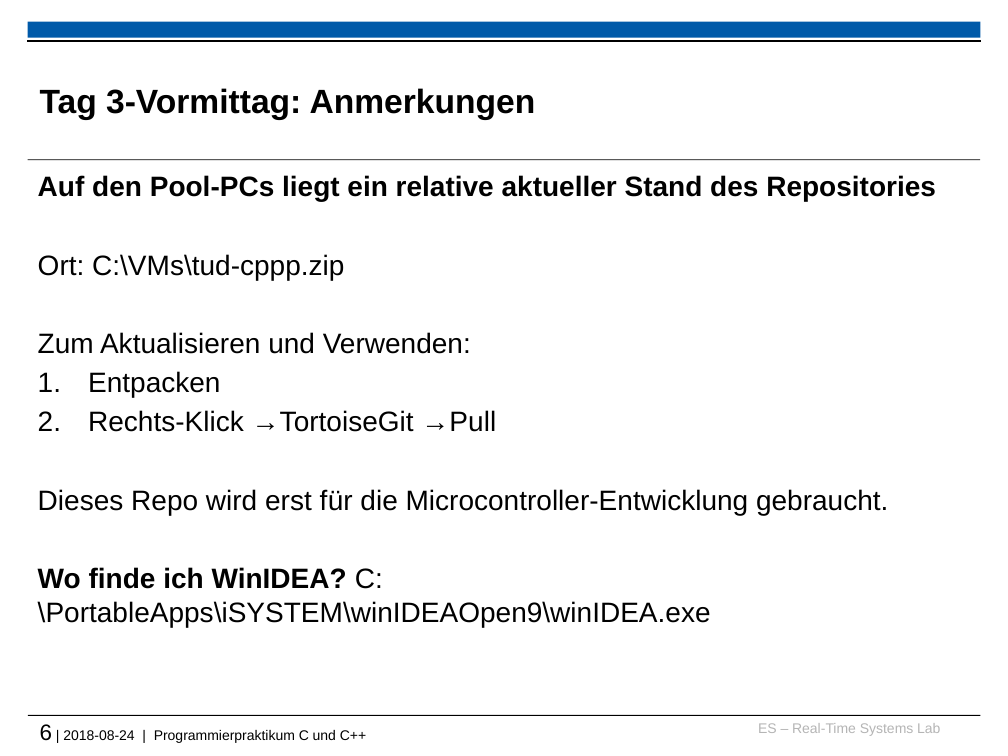
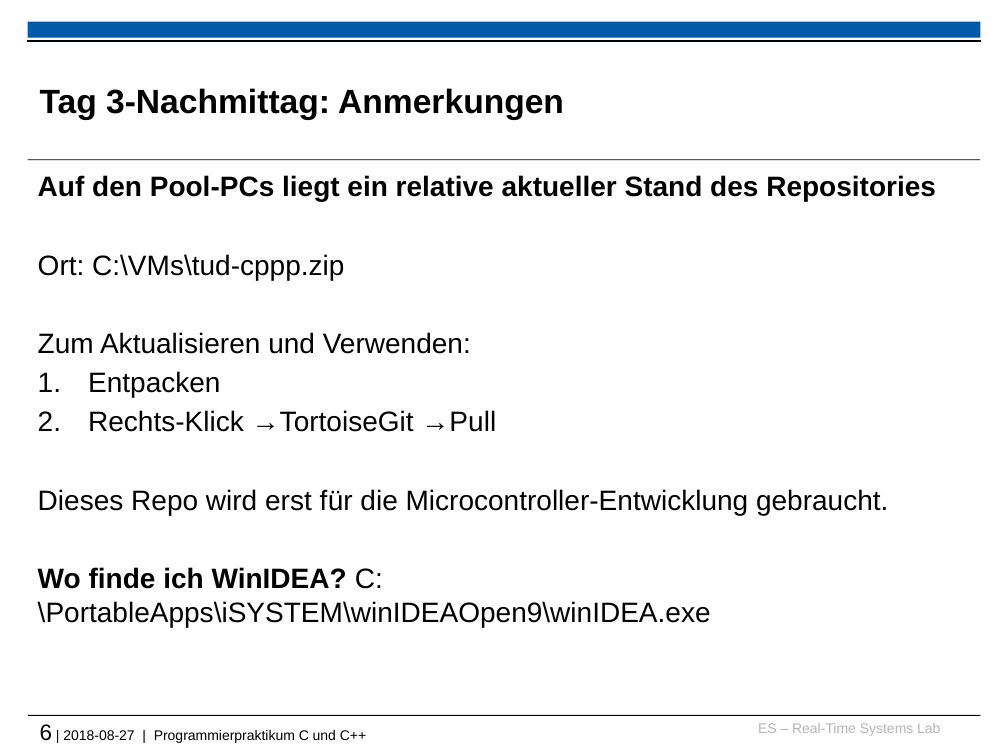
Before and after one commit to Gafielt/tud-cppp, a slide deck: slide 6 of 2018/recap_and_warmup_slides.pptx. Drawn at 1008x756 pixels with LibreOffice and Linux fonts; fonts in the diff are those of the drawing; background and template pictures are left out. Boxes give left, top, right and bottom in pixels: in the first picture for what was removed or moved away, otherwise in the second. Text is boxed around its words. In the diff, an @@ line names an element or a change of style, - is before the commit and + after.

```diff
--- a/2018/recap_and_warmup_slides.pptx
+++ b/2018/recap_and_warmup_slides.pptx
@@ title at (40, 88, 564, 120): text changed @@
-Tag 3-Vormittag: Anmerkungen
+Tag 3-Nachmittag: Anmerkungen
@@ text at (40, 724, 366, 743): text changed @@
-6 | 2018-08-24 | Programmierpraktikum C und C++
+6 | 2018-08-27 | Programmierpraktikum C und C++
```
Also in this commit, not shown: 2 other slides changed, 1 slide removed.
